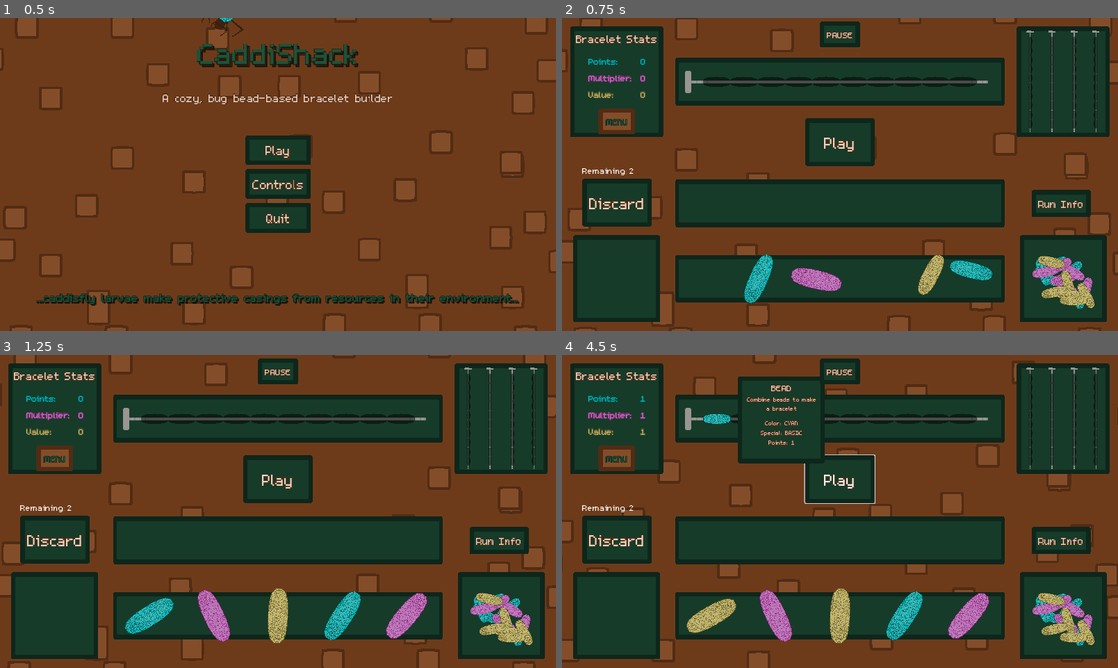
Above: before the commit, frames 1-4 (two rows, left to right).
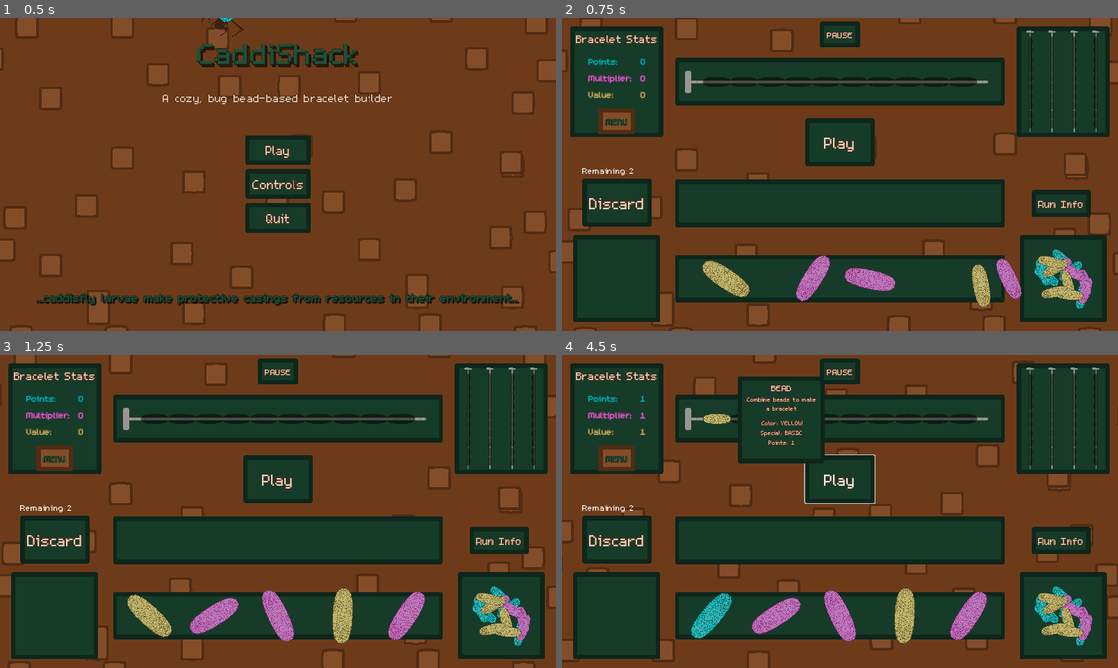
Above: after the commit, the same moments.

Repository: Splashy-Inc/caddishack
Game: Godot game, scene res://SCENES/screen_manager.tscn
The game is run twice, just before and just after one commit, with the same random seed, the same clock (stepped at 60 frames per second) and the same inputs. The engine's default icon, where the game draws it, is replaced by a stand-in: a white triangle on a blue panel in a dark square.
Inputs (mouse positions are in pixels of both pictures, inside the frame that each line leads up to):
- Up to frame 1 (0.5 s): no input
- Up to frame 2 (0.75 s): click "Play" at 0.5 s
- Up to frame 3 (1.25 s): no input
- Up to frame 4 (4.5 s): click "Play" at 1.25 s; tap Enter at 2, 3.5 s; move the mouse to (712, 614) at 2.02 s; press the mouse at (712, 614) at 2.03 s; hold D (right) 2.03-2.78 s; move the mouse to (717, 417) at 2.77 s; release the mouse at (717, 417) at 2.78 s; hold S (down) 2.78-3.53 s; tap O (run_info) at 2.85 s; click (717, 417) at 3.05 s; move the mouse to (895, 442) at 3.52 s; press the mouse at (895, 442) at 3.53 s; hold D (right) 3.53-4.28 s; move the mouse to (717, 417) at 4.27 s; release the mouse at (717, 417) at 4.28 s; hold W (up) from 4.28 s (still down); click (717, 417) at 4.35 s

Frame 1 is identical in both runs. In frame 2, 3.9% of the frame differs, in the area x 25-96%, y 74-93%; in frame 3, 3.9%; in frame 4, 4.0%, in the area x 22-96%, y 18-93%.

Commit message:
free beads immediately to avoid bug

Diff:
--- a/SCRIPTS/CRAFT_STATION/bead_container.gd
+++ b/SCRIPTS/CRAFT_STATION/bead_container.gd
@@ -78,4 +78,4 @@
 
 func clear_beads():
 	for bead in get_beads():
-		bead.queue_free()
+		bead.free()
